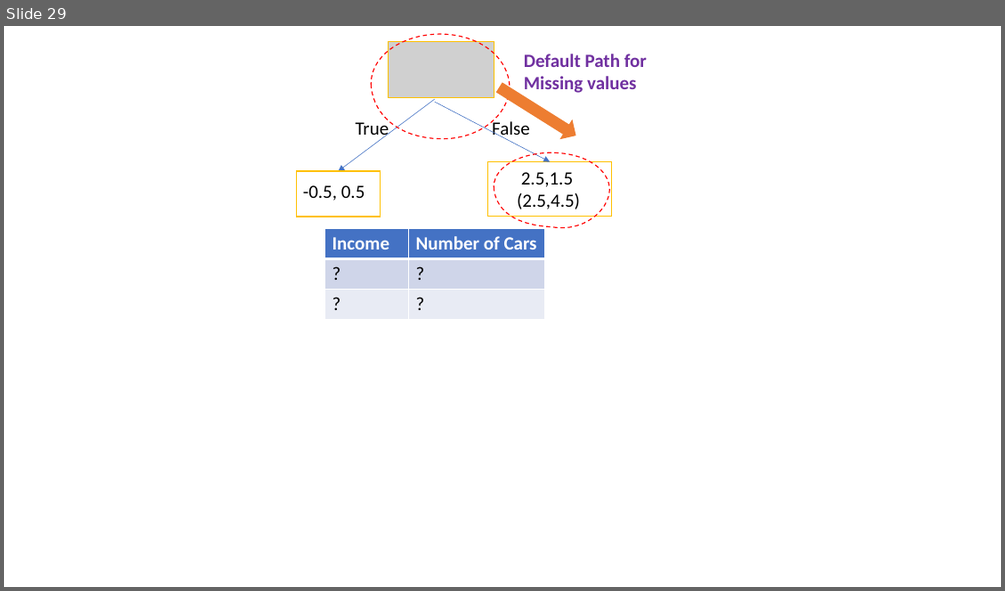
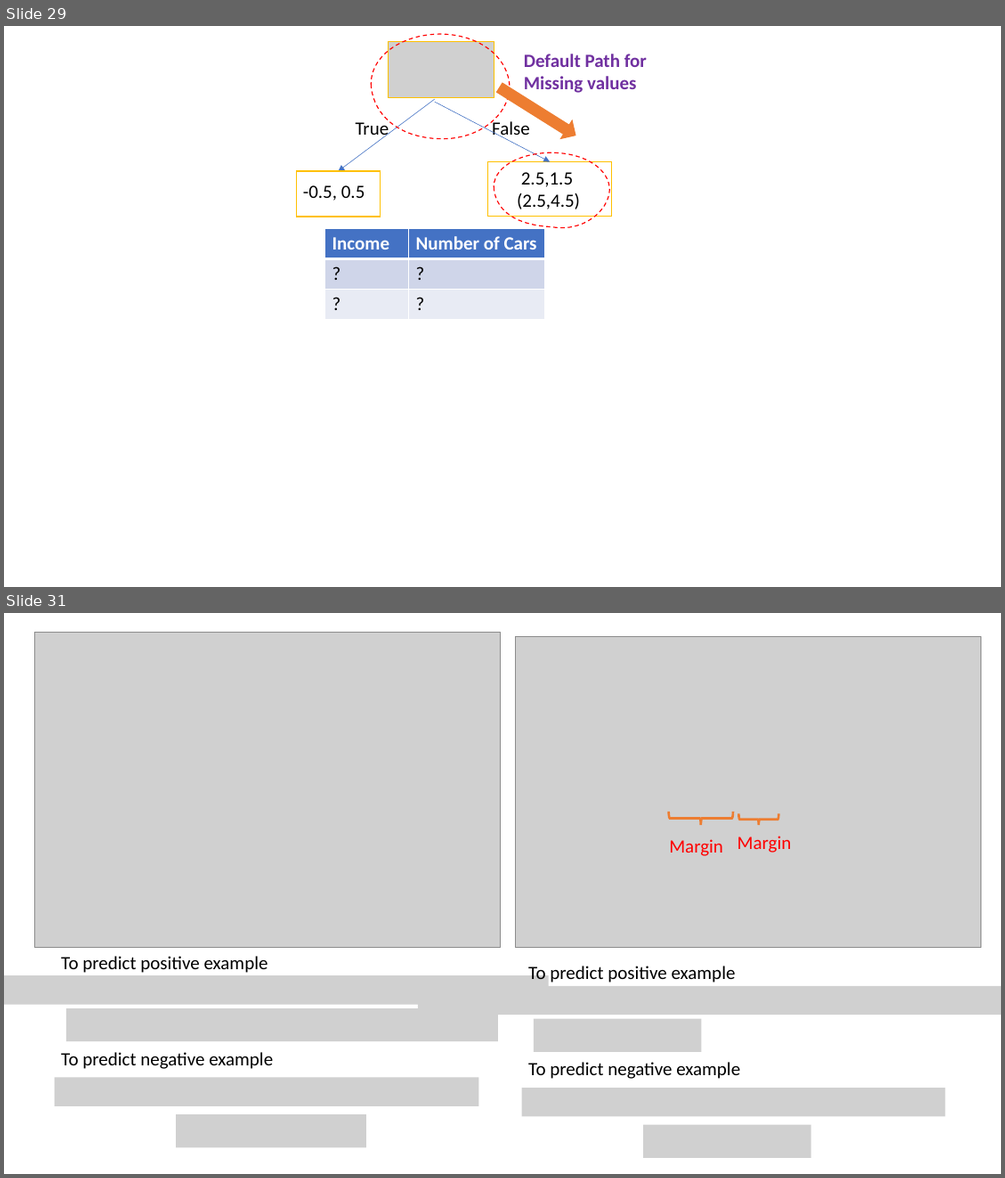
Before and after one commit to beckswu/beckswu.github.io, a slide deck: img/post/Natural-Language-Processing/course2/formula.pptx. Shown one above the other, each under a label of ours: slide 29 before the commit, slides 29 and 31 after it; the slides between them are not shown. The pictures are 1005x591 and 1005x1178 pixels, drawn with LibreOffice and Linux fonts; fonts in the diff are those of the drawing; grey boxes stand for pictures. Boxes give left, top, right and bottom in pixels: in the first picture for what was removed or moved away, otherwise in the second. Text is boxed around its words. In the diff, an @@ line names an element or a change of style, - is before the commit and + after.

```diff
--- a/img/post/Natural-Language-Processing/course2/formula.pptx
+++ b/img/post/Natural-Language-Processing/course2/formula.pptx
@@ slide 31 added at (4, 613, 1001, 1174), background #FFFFFF @@
@@ picture added at (34, 633, 501, 948) @@
@@ picture added at (515, 637, 980, 947) @@
@@ left brace added at (669, 811, 733, 825), outline #ED7D31 2.25 pt @@
@@ left brace added at (739, 813, 778, 825), outline #ED7D31 2.25 pt @@
@@ text added at (669, 839, 723, 856), 18 pt, text #FF0000 @@
+Margin
@@ text added at (737, 835, 792, 852), 18 pt, text #FF0000 @@
+Margin
@@ text added at (61, 956, 268, 973), 18 pt, text #000000 @@
+To predict positive example
@@ picture added at (4, 976, 550, 1005) @@
@@ picture added at (418, 986, 1001, 1015) @@
@@ text added at (528, 964, 736, 982), 18 pt, text #000000 @@
+To predict positive example
@@ picture added at (66, 1008, 498, 1041) @@
@@ picture added at (534, 1018, 701, 1051) @@
@@ text added at (61, 1052, 273, 1069), 18 pt, text #000000 @@
+To predict negative example
@@ text added at (528, 1062, 740, 1078), 18 pt, text #000000 @@
+To predict negative example
@@ picture added at (54, 1078, 479, 1107) @@
@@ picture added at (521, 1088, 946, 1117) @@
@@ picture added at (176, 1114, 367, 1147) @@
@@ picture added at (643, 1125, 811, 1158) @@
```
Also in this commit, not shown: 3 other slides added, 3 other files.
